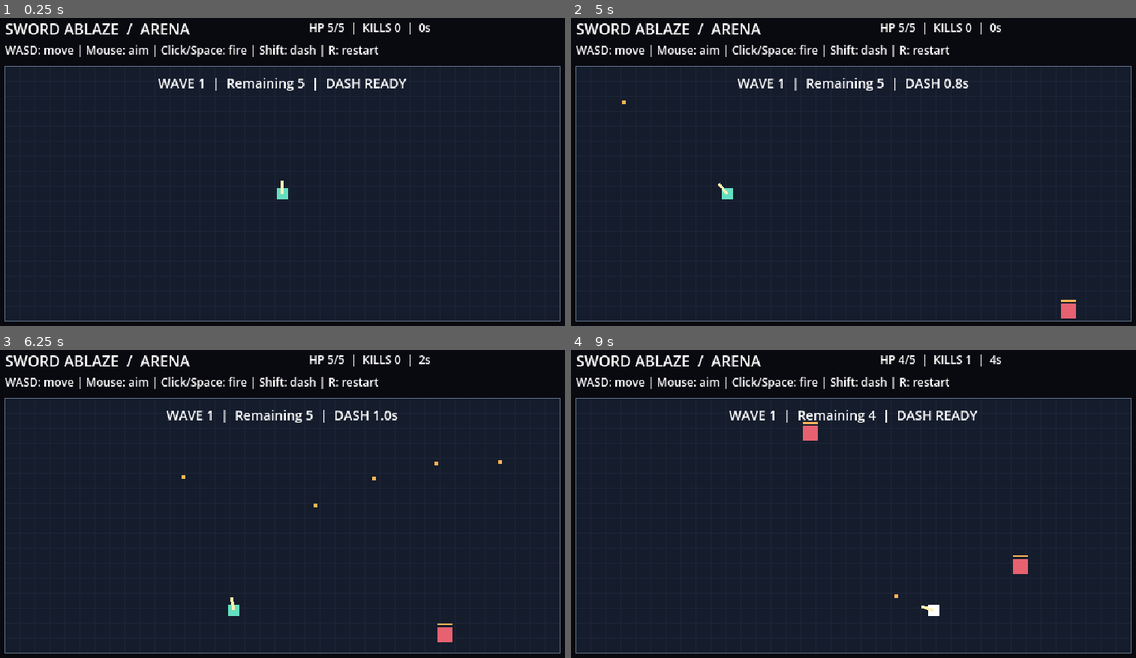
Above: before the commit, frames 1-4 (two rows, left to right).
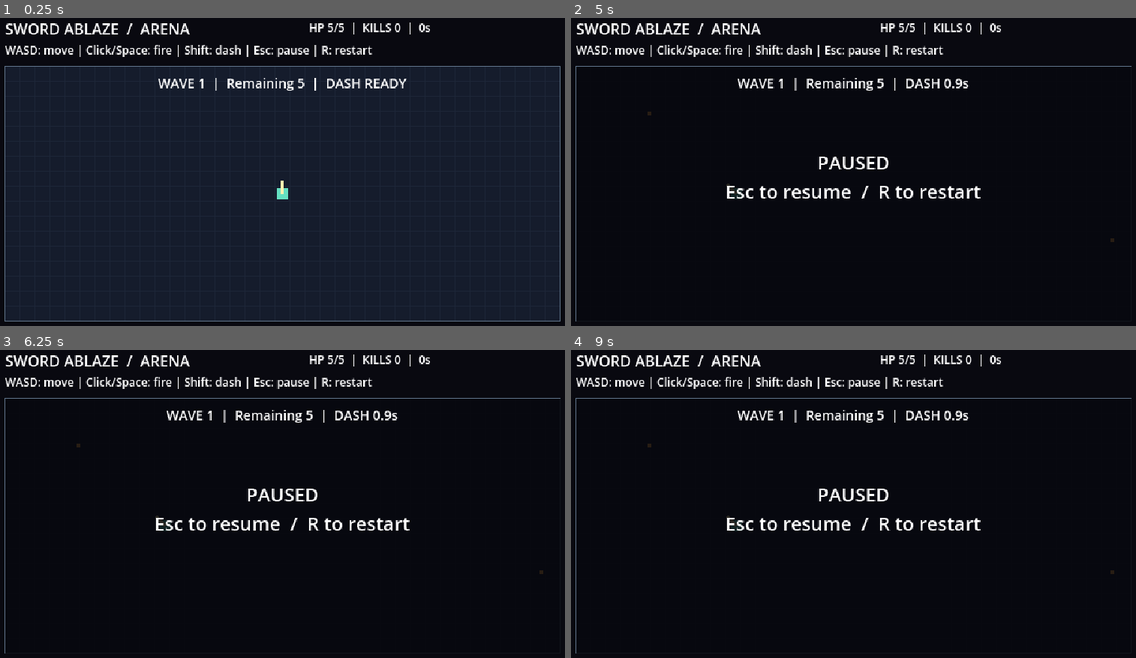
Above: after the commit, the same moments.

Repository: Guinuma/Sword_Ablaze
Game: Godot game, scene res://scenes/main/main.tscn
The game is run twice, just before and just after one commit, with the same random seed, the same clock (stepped at 60 frames per second) and the same inputs.
Inputs (mouse positions are in pixels of both pictures, inside the frame that each line leads up to):
- Up to frame 1 (0.25 s): no input
- Up to frame 2 (5 s): tap Enter at 0.5 s; move the mouse to (983, 159) at 0.52 s; hold D (move_right) 0.53-1.28 s; hold Space (fire) 0.53-1.28 s; tap Shift (dash) at 0.6, 1.55, 2.1, 3.05, 3.6, 4.55 s; click (983, 159) at 0.67 s; move the mouse to (734, 193) at 1.27 s; hold S (move_down) 1.28-2.03 s; tap Space (fire) at 1.35, 2.85, 4.35 s; click (734, 193) at 1.42 s; move the mouse to (915, 101) at 2.02 s; hold D (move_right) 2.03-2.78 s; hold Space (fire) 2.03-2.78 s; click (915, 101) at 2.17 s; move the mouse to (825, 242) at 2.77 s; hold W (move_up) 2.78-3.53 s; click (825, 242) at 2.92 s; move the mouse to (1034, 227) at 3.52 s; hold Space (fire) 3.53-4.28 s; hold A (move_left) from 3.53 s (still down); click (1034, 227) at 3.67 s; tap R (reset_sandbox) at 4.15 s; move the mouse to (672, 125) at 4.27 s; click (672, 125) at 4.42 s; tap Escape (pause_run, bound only after the commit) at 4.9 s
- Up to frame 3 (6.25 s): move the mouse to (310, 507) at 5.02 s; release A (move_left) at 5.03 s; hold S (move_down) 5.03-5.78 s; hold Space (fire) 5.03-5.78 s; tap Shift (dash) at 5.1, 6.05 s; click (310, 507) at 5.17 s; move the mouse to (192, 423) at 5.77 s; hold D (move_right) from 5.78 s (still down); tap Space (fire) at 5.85 s; click (192, 423) at 5.92 s
- Up to frame 4 (9 s): move the mouse to (983, 491) at 6.52 s; release D (move_right) at 6.53 s; hold W (move_up) 6.53-7.28 s; hold Space (fire) 6.53-7.28 s; tap Shift (dash) at 6.6, 7.55, 8.1 s; click (983, 491) at 6.67 s; move the mouse to (734, 525) at 7.27 s; hold D (move_right) 7.28-8.03 s; tap Space (fire) at 7.35, 8.85 s; click (734, 525) at 7.42 s; move the mouse to (915, 433) at 8.02 s; hold S (move_down) 8.03-8.78 s; hold Space (fire) 8.03-8.78 s; click (915, 433) at 8.17 s; move the mouse to (825, 574) at 8.77 s; hold A (move_left) from 8.78 s (still down); click (825, 574) at 8.92 s

The runs differ from the first frame. In frame 1, 1.0% of the frame differs, in the area x 15-67%, y 8-13%; in frame 2, 82%; in frame 3, 82%; in frame 4, 82%, in the area x 0-100%, y 1-99%.

Commit message:
Improve combat feedback, enemy spacing and pause controls

Diff:
--- a/scripts/main/main.gd
+++ b/scripts/main/main.gd
@@ -32,6 +32,9 @@
 var elapsed: float = 0.0
 var spawn_cooldown: float = 0.8
 var hurt_cooldown: float = 0.0
+var paused: bool = false
+var particles: Array[Dictionary] = []
+var muzzle_time: float = 0.0
 var game_over: bool = false
 var hud: Label
 var death_label: Label
@@ -47,7 +50,7 @@
 	title.add_theme_font_size_override("font_size", 16)
 	add_child(title)
 	var instructions := Label.new()
-	instructions.text = "WASD: move | Mouse: aim | Click/Space: fire | Shift: dash | R: restart"
+	instructions.text = "WASD: move | Click/Space: fire | Shift: dash | Esc: pause | R: restart"
 	instructions.position = Vector2(24, 38)
 	instructions.add_theme_font_size_override("font_size", 12)
 	add_child(instructions)
@@ -75,7 +78,7 @@
 	var bindings := {
 		"move_left": [KEY_A, KEY_LEFT], "move_right": [KEY_D, KEY_RIGHT],
 		"move_up": [KEY_W, KEY_UP], "move_down": [KEY_S, KEY_DOWN],
-		"dash": [KEY_SHIFT], "fire": [KEY_SPACE], "reset_sandbox": [KEY_R],
+		"pause_run": [KEY_ESCAPE], "dash": [KEY_SHIFT], "fire": [KEY_SPACE], "reset_sandbox": [KEY_R],
 	}
 	for action in bindings:
 		if not InputMap.has_action(action):
@@ -93,8 +96,11 @@
 func _physics_process(delta: float) -> void:
 	if Input.is_action_just_pressed("reset_sandbox"):
 		_reset_run()
-	if game_over:
-		return
+	if Input.is_action_just_pressed("pause_run") and not game_over:
+		_set_paused(not paused)
+	if game_over or paused:
+		return
+	_update_effects(delta)
 	elapsed += delta
 	hurt_cooldown = maxf(0.0, hurt_cooldown - delta)
 	var movement := Input.get_vector("move_left", "move_right", "move_up", "move_down")
@@ -114,6 +120,7 @@
 	if Input.is_action_pressed("fire") and fire_cooldown <= 0.0:
 		bullets.append({"position": player_position + aim * 12.0, "direction": aim})
 		fire_cooldown = FIRE_INTERVAL
+		muzzle_time = 0.06
 	_update_waves(delta)
 	_update_enemies(delta)
 	_update_bullets(delta)
@@ -122,8 +129,32 @@
 	queue_redraw()
 
 
+func _set_paused(value: bool) -> void:
+	paused = value
+	_update_hud()
+	queue_redraw()
+
+
+func _burst(point: Vector2, color: Color, count: int) -> void:
+	for index in range(count):
+		if particles.size() >= 160:
+			break
+		var direction := Vector2.RIGHT.rotated(random.randf_range(0.0, TAU))
+		particles.append({"position": point, "velocity": direction * random.randf_range(30.0, 85.0), "life": 0.3, "color": color})
+
+
+func _update_effects(delta: float) -> void:
+	muzzle_time = maxf(0.0, muzzle_time - delta)
+	for index in range(particles.size() - 1, -1, -1):
+		particles[index]["life"] -= delta
+		if particles[index]["life"] <= 0.0:
+			particles.remove_at(index)
+		else:
+			particles[index]["position"] += particles[index]["velocity"] * delta
+
+
 func _try_dash(movement: Vector2) -> void:
-	if dash_cooldown > 0.0 or game_over:
+	if dash_cooldown > 0.0 or game_over or paused:
 		return
 	dash_direction = movement.normalized() if movement.length_squared() > 0.0 else aim
 	dash_time = DASH_DURATION
@@ -166,7 +197,22 @@
 	for enemy in enemies:
 		var point: Vector2 = enemy["position"]
 		enemy["position"] = point.move_toward(player_position, minf(ENEMY_SPEED + (wave - 1) * 3.0, 90.0) * delta)
+		var knockback: Vector2 = enemy.get("knockback", Vector2.ZERO)
+		enemy["position"] += knockback * delta
+		enemy["knockback"] = knockback.move_toward(Vector2.ZERO, 600.0 * delta)
 		enemy["flash"] = maxf(0.0, enemy["flash"] - delta)
+	# Resolve each pair once; a stable fallback separates coincident centers.
+	for first in range(enemies.size()):
+		for second in range(first + 1, enemies.size()):
+			var offset: Vector2 = enemies[second]["position"] - enemies[first]["position"]
+			var distance := offset.length()
+			if distance < 18.0:
+				var normal := offset / distance if distance > 0.001 else Vector2.RIGHT.rotated(float(first) * 2.4)
+				var push := normal * (18.0 - distance) * 0.5
+				enemies[first]["position"] -= push
+				enemies[second]["position"] += push
+	for enemy in enemies:
+		enemy["position"] = Vector2(enemy["position"]).clamp(ARENA.position + Vector2(8, 8), ARENA.end - Vector2(8, 8))
 
 
 func _update_bullets(delta: float) -> void:
@@ -183,9 +229,13 @@
 				target = enemy_index
 				nearest = hit
 		if target >= 0:
+			var impact: Vector2 = enemies[target]["position"]
+			enemies[target]["knockback"] = Vector2(bullets[index]["direction"]) * 135.0
+			_burst(impact, Color("ffb454"), 5)
 			enemies[target]["health"] -= 1
 			enemies[target]["flash"] = 0.12
 			if enemies[target]["health"] <= 0:
+				_burst(impact, Color("e76170"), 10)
 				enemies.remove_at(target)
 				kills += 1
 			bullets.remove_at(index)
@@ -201,6 +251,7 @@
 	for enemy in enemies:
 		if player_position.distance_to(enemy["position"]) < 15.0:
 			health -= 1
+			_burst(player_position, Color("65dfc1"), 10)
 			hurt_cooldown = CONTACT_COOLDOWN
 			if health <= 0:
 				game_over = true
@@ -219,6 +270,9 @@
 	hurt_cooldown = 0.0
 	fire_cooldown = 0.0
 	game_over = false
+	paused = false
+	particles.clear()
+	muzzle_time = 0.0
 	dash_time = 0.0
 	dash_cooldown = 0.0
 	dash_direction = Vector2.RIGHT
@@ -233,8 +287,10 @@
 	hud.text = "HP %d/%d  |  KILLS %d  |  %ds" % [health, MAX_HEALTH, kills, int(elapsed)]
 	wave_label.visible = not game_over
 	wave_label.text = "WAVE %d CLEAR  |  Next in %d" % [wave, ceili(wave_break)] if wave_break > 0.0 else "WAVE %d  |  Remaining %d  |  DASH %s" % [wave, wave_remaining + enemies.size(), "READY" if dash_cooldown <= 0.0 else "%.1fs" % dash_cooldown]
-	death_label.visible = game_over
+	death_label.visible = game_over or paused
 	death_label.text = "YOU FELL\n%d kills  /  %ds  /  R to restart" % [kills, int(elapsed)]
+	if paused:
+		death_label.text = "PAUSED\nEsc to resume  /  R to restart"
 
 
 func _draw() -> void:
@@ -254,7 +310,13 @@
 	var player_color := Color("ffffff") if hurt_cooldown > 0.0 or dash_time > 0.0 else Color("65dfc1")
 	draw_rect(Rect2(player_position.round() - Vector2(6, 6), Vector2(12, 12)), player_color)
 	draw_line(player_position.round(), (player_position + aim * 14.0).round(), Color("fff0b0"), 3.0)
+	if muzzle_time > 0.0:
+		draw_circle((player_position + aim * 17.0).round(), 4.0, Color("fff0b0"))
+	for particle in particles:
+		var tint: Color = particle["color"]
+		tint.a = clampf(particle["life"] / 0.3, 0.0, 1.0)
+		draw_rect(Rect2(Vector2(particle["position"]).round(), Vector2(2, 2)), tint)
 	for bullet in bullets:
 		draw_rect(Rect2(Vector2(bullet["position"]).round() - Vector2(2, 2), Vector2(4, 4)), Color("ffb454"))
-	if game_over:
+	if game_over or paused:
 		draw_rect(ARENA, Color(0.02, 0.02, 0.04, 0.86))
--- a/tests/combat_smoke.gd
+++ b/tests/combat_smoke.gd
@@ -87,6 +87,33 @@
 	check(arena.wave == 1 and arena.wave_remaining == 5 and arena.wave_break == 0.0 and arena.dash_cooldown == 0.0, "Restart must clear wave and dash state")
 	arena._try_dash(Vector2.ZERO)
 	check(arena.dash_direction == arena.aim, "Stationary dash must follow aim")
+	arena._reset_run()
+	arena.enemies.append({"position": Vector2(150, 200), "health": 2, "flash": 0.0})
+	arena.bullets.append({"position": Vector2(100, 200), "direction": Vector2.RIGHT})
+	arena._update_bullets(0.2)
+	arena._update_enemies(0.05)
+	check(arena.enemies[0]["position"].x > 150.0 and arena.particles.size() > 0, "Hit must produce knockback and particles")
+	arena._update_effects(1.0)
+	check(arena.particles.is_empty(), "Expired particles must be removed")
+	arena.enemies.clear()
+	for index in range(2):
+		arena.enemies.append({"position": Vector2(200, 200), "health": 2, "flash": 0.0})
+	arena._update_enemies(0.0)
+	check(arena.enemies[0]["position"].distance_to(arena.enemies[1]["position"]) >= 17.9, "Coincident enemies must separate")
+	arena._burst(Vector2.ZERO, Color.WHITE, 200)
+	check(arena.particles.size() == 160, "Particle count must stay bounded")
+	arena._set_paused(true)
+	var paused_position: Vector2 = arena.enemies[0]["position"]
+	arena._physics_process(1.0)
+	check(arena.elapsed == 0.0 and arena.enemies[0]["position"] == paused_position and arena.particles.size() == 160, "Pause must freeze timers, enemies and effects")
+	arena._try_dash(Vector2.UP)
+	check(arena.dash_time == 0.0, "Pause must prevent dash")
+	arena._set_paused(false)
+	arena._physics_process(0.01)
+	check(arena.elapsed > 0.0, "Resume must continue simulation")
+	arena._set_paused(true)
+	arena._reset_run()
+	check(not arena.paused and arena.particles.is_empty() and arena.muzzle_time == 0.0, "Restart must clear pause and effects")
 	print("Combat checks complete: %d failures" % failures)
 	arena.free()
 	quit(0 if failures == 0 else 1)
